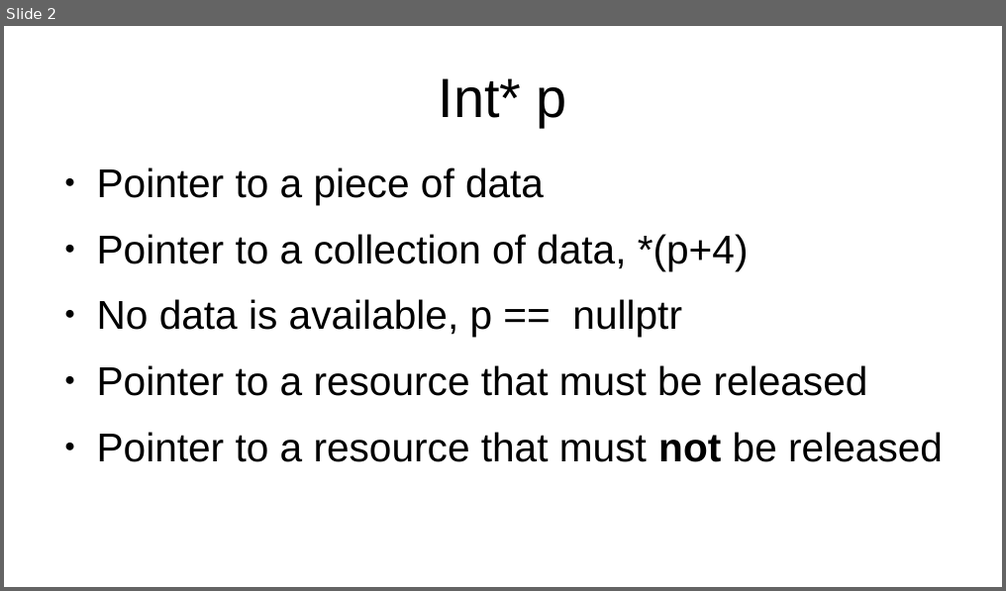
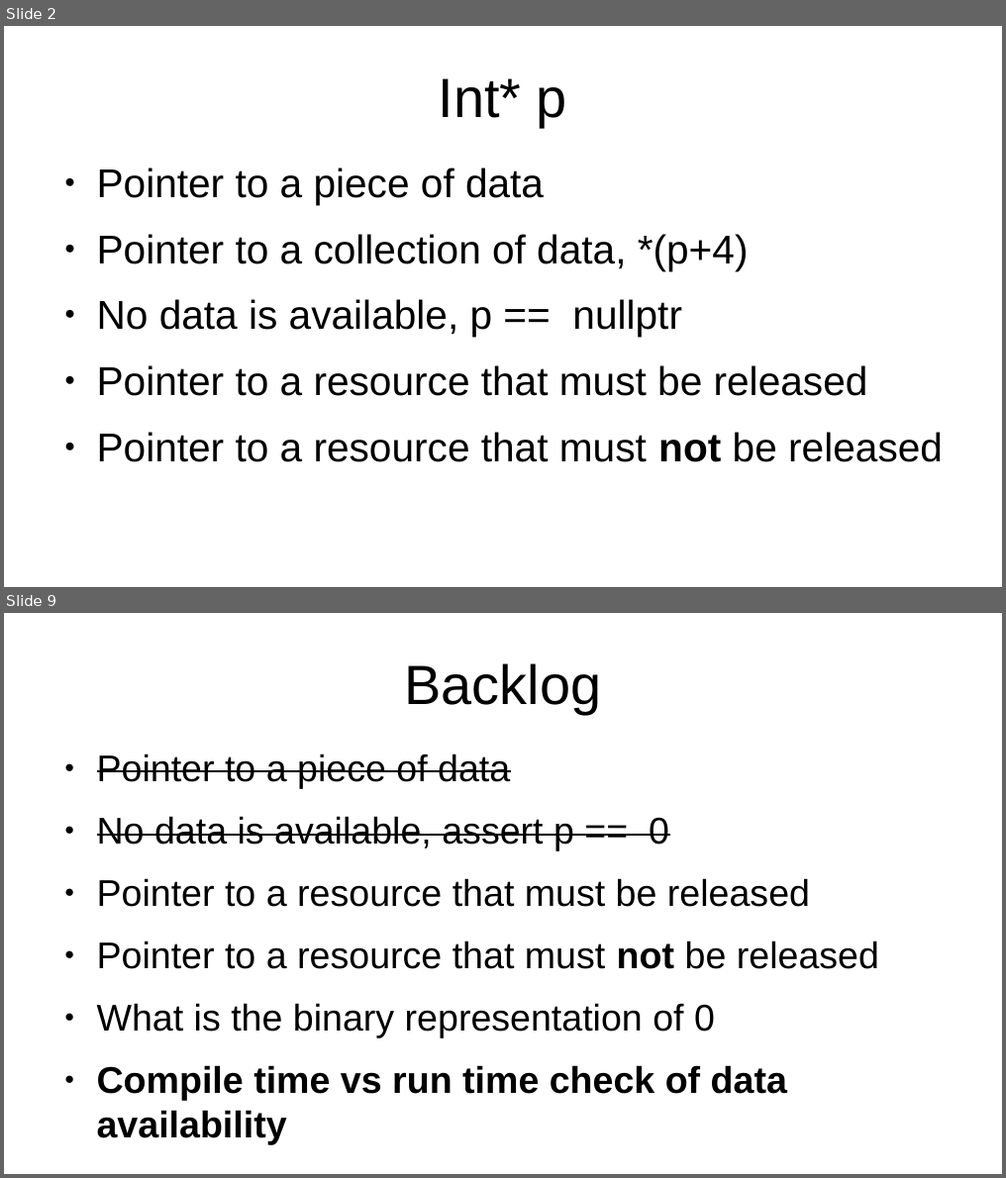
Before and after one commit to marcpawl/nullptr, a slide deck: slideshow.odp. Shown one above the other, each under a label of ours: slide 2 before the commit, slides 2 and 9 after it; the slides between them are not shown. The pictures are 1006x591 and 1006x1178 pixels, drawn with LibreOffice and Linux fonts; fonts in the diff are those of the drawing. Boxes give left, top, right and bottom in pixels: in the first picture for what was removed or moved away, otherwise in the second. Text is boxed around its words. In the diff, an @@ line names an element or a change of style, - is before the commit and + after.

```diff
--- a/slideshow.odp
+++ b/slideshow.odp
@@ slide 9 added at box(4, 613, 1002, 1174), background #FFFFFF @@
@@ title added at box(404, 663, 601, 714), 44 pt, text #000000 @@
+Backlog
@@ text added at box(97, 754, 879, 1146), 29.6 pt, text #000000 @@
+● Pointer to a piece of data
+● No data is available, assert p == 0
+● Pointer to a resource that must be released
+● Pointer to a resource that must not be released
+● What is the binary representation of 0
+● Compile time vs run time check of data availability
```
Also in this commit, not shown: 13 other slides added.
